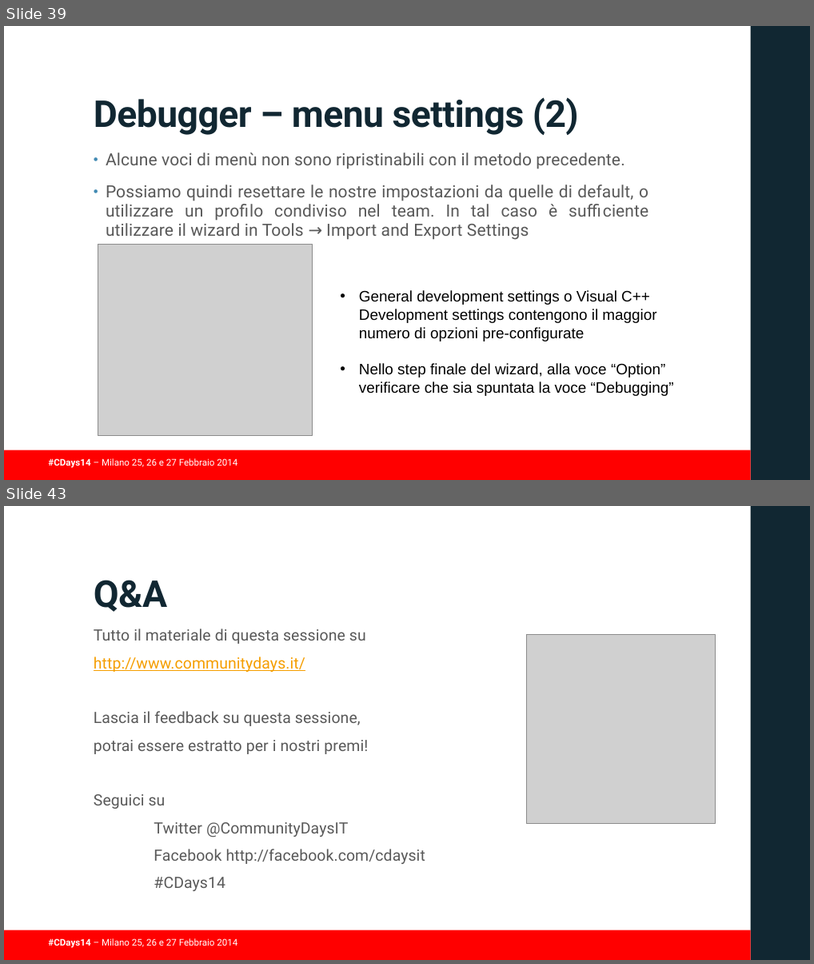
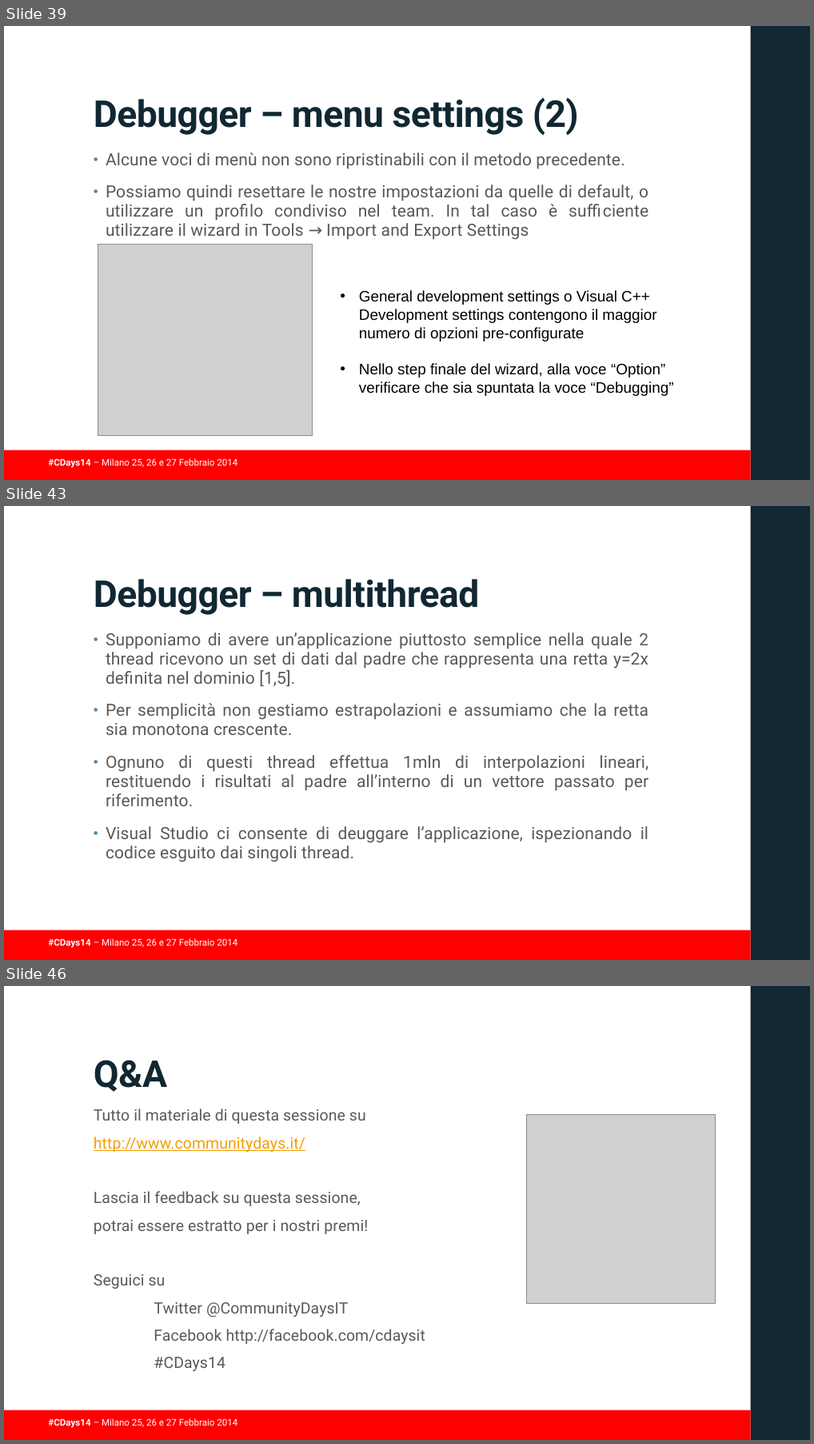
Before and after one commit to guidop/CDays14, a slide deck: presentazioneCDAYS2014.pptx. Shown one above the other, each under a label of ours: slides 39 and 43 before the commit, slides 39, 43 and 46 after it; the slides between them are not shown. The pictures are 814x964 and 814x1444 pixels, drawn with LibreOffice and Linux fonts; fonts in the diff are those of the drawing; grey boxes stand for pictures; background and template pictures are left out. Boxes give left, top, right and bottom in pixels: in the first picture for what was removed or moved away, otherwise in the second. Text is boxed around its words. In the diff, an @@ line names an element or a change of style, - is before the commit and + after.

Commit message:
slide su debugger

```diff
--- a/presentazioneCDAYS2014.pptx
+++ b/presentazioneCDAYS2014.pptx
@@ slide 43 added at box(4, 506, 810, 960), background #FFFFFF; not listed: 3 template elements that a slide beside it also shows @@
@@ title added at box(94, 579, 480, 615), 44 pt, text #112732, bold @@
+Debugger – multithread
@@ text added at box(106, 632, 650, 862), 20 pt, text #595959 @@
+• Supponiamo di avere un’applicazione piuttosto semplice nella quale 2 thread ricevono un set di dati dal padre che rappresenta una retta y=2x definita nel dominio [1,5].
+• Per semplicità non gestiamo estrapolazioni e assumiamo che la retta sia monotona crescente.
+• Ognuno di questi thread effettua 1mln di interpolazioni lineari, restituendo i risultati al padre all’interno di un vettore passato per riferimento.
+• Visual Studio ci consente di deuggare l’applicazione, ispezionando il codice esguito dai singoli thread.
@@ what was slide 43 is now slide 46 @@
```
Also in this commit, not shown: 3 slides changed, 2 other slides added, 1 other file.
